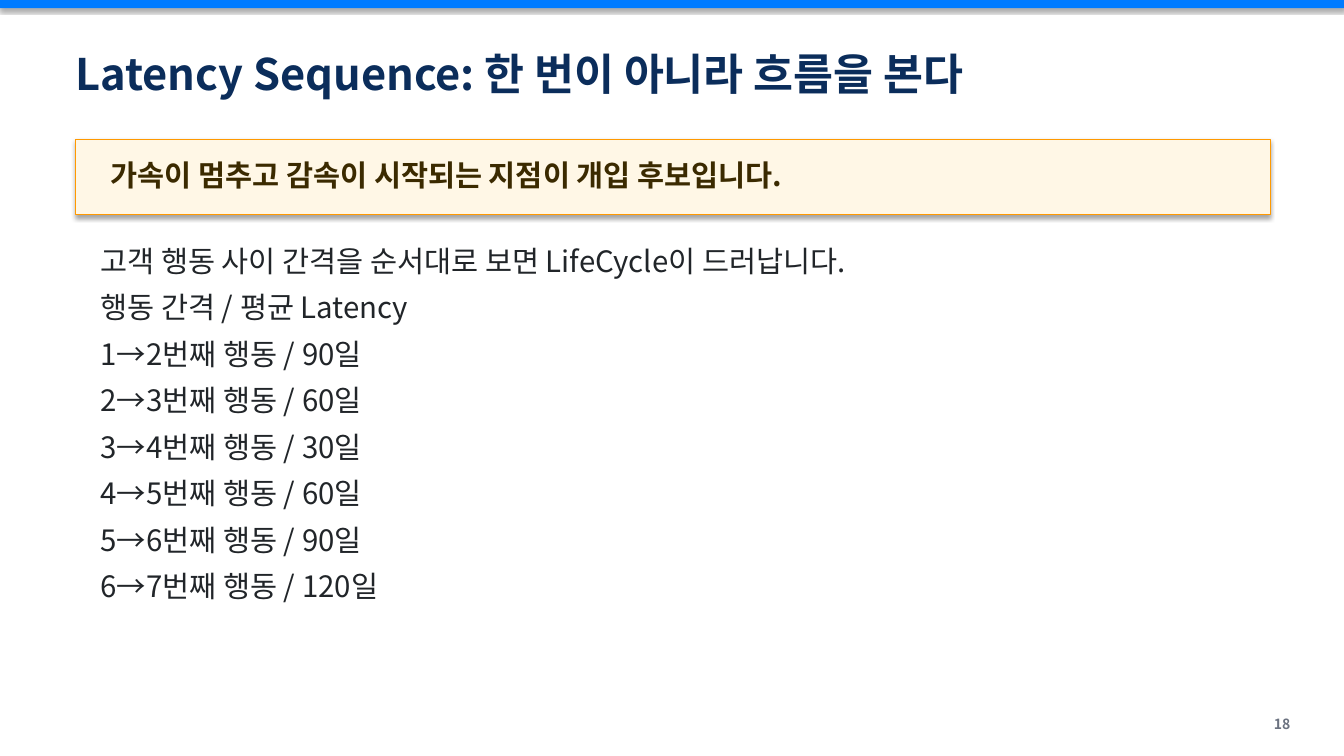
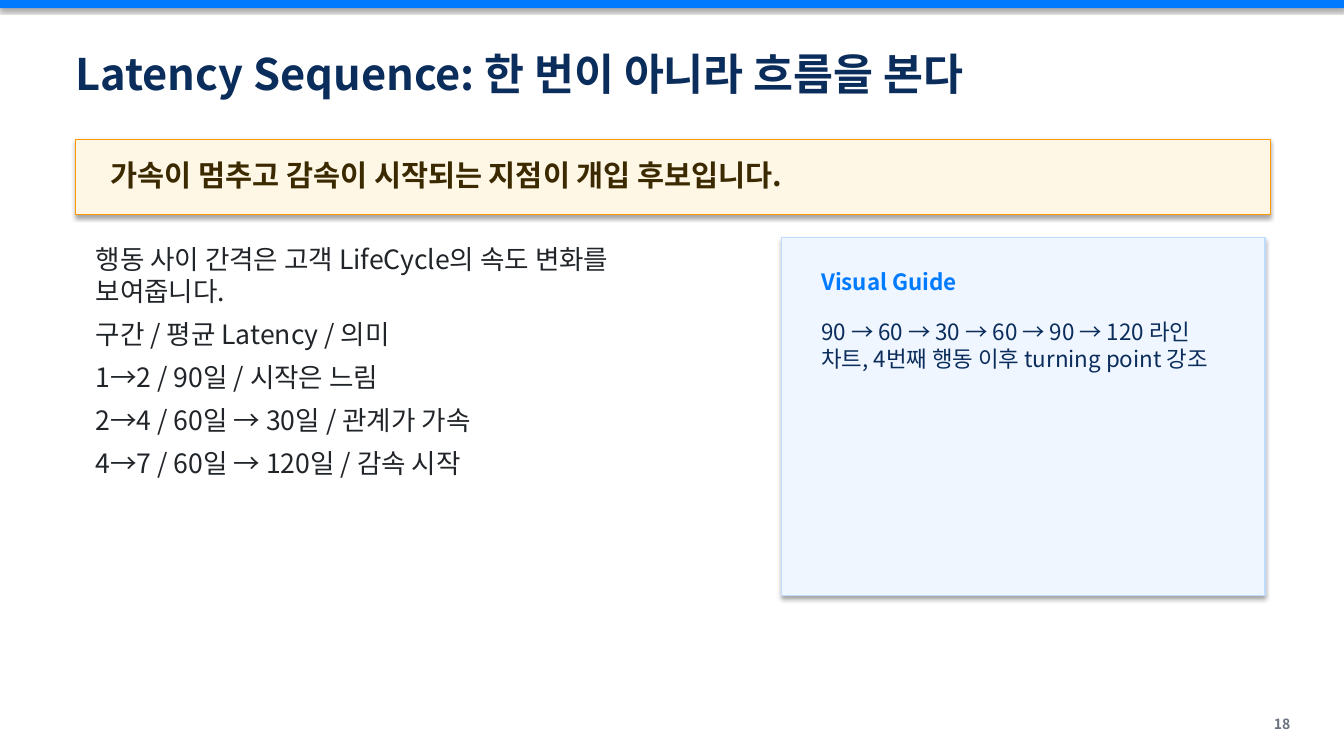
Before and after one commit to sykim-kr/Recency-latency-lecture, a slide deck: slide 19 of recency-latency-retention-crm-lecture-full-workshop-v3-final.pptx. Drawn at 1344x756 pixels with LibreOffice and Linux fonts; fonts in the diff are those of the drawing. Boxes give left, top, right and bottom in pixels: in the first picture for what was removed or moved away, otherwise in the second. Text is boxed around its words. In the diff, an @@ line names an element or a change of style, - is before the commit and + after.

```diff
--- a/recency-latency-retention-crm-lecture-full-workshop-v3-final.pptx
+++ b/recency-latency-retention-crm-lecture-full-workshop-v3-final.pptx
@@ rectangle added at (781,238,1265,596), fill #EFF6FF, outline #BFDBFE 0.75 pt @@
@@ text at (96,247,608,475): text changed; size 21 to 19 pt @@
-고객 행동 사이 간격을 순서대로 보면 LifeCycle이 드러납니다.
-행동 간격 / 평균 Latency
-1→2번째 행동 / 90일
-2→3번째 행동 / 60일
-3→4번째 행동 / 30일
-4→5번째 행동 / 60일
-5→6번째 행동 / 90일
-6→7번째 행동 / 120일
+행동 사이 간격은 고객 LifeCycle의 속도 변화를 보여줍니다.
+구간 / 평균 Latency / 의미
+1→2 / 90일 / 시작은 느림
+2→4 / 60일 → 30일 / 관계가 가속
+4→7 / 60일 → 120일 / 감속 시작
@@ text added at (821,272,956,291), 16 pt, text #007BFF, bold @@
+Visual Guide
@@ text added at (821,321,1208,373), 16 pt, text #0B2D5B @@
+90 → 60 → 30 → 60 → 90 → 120 라인 차트, 4번째 행동 이후 turning point 강조
```
Also in this commit, not shown: 3 other slides changed, 8 other files.
